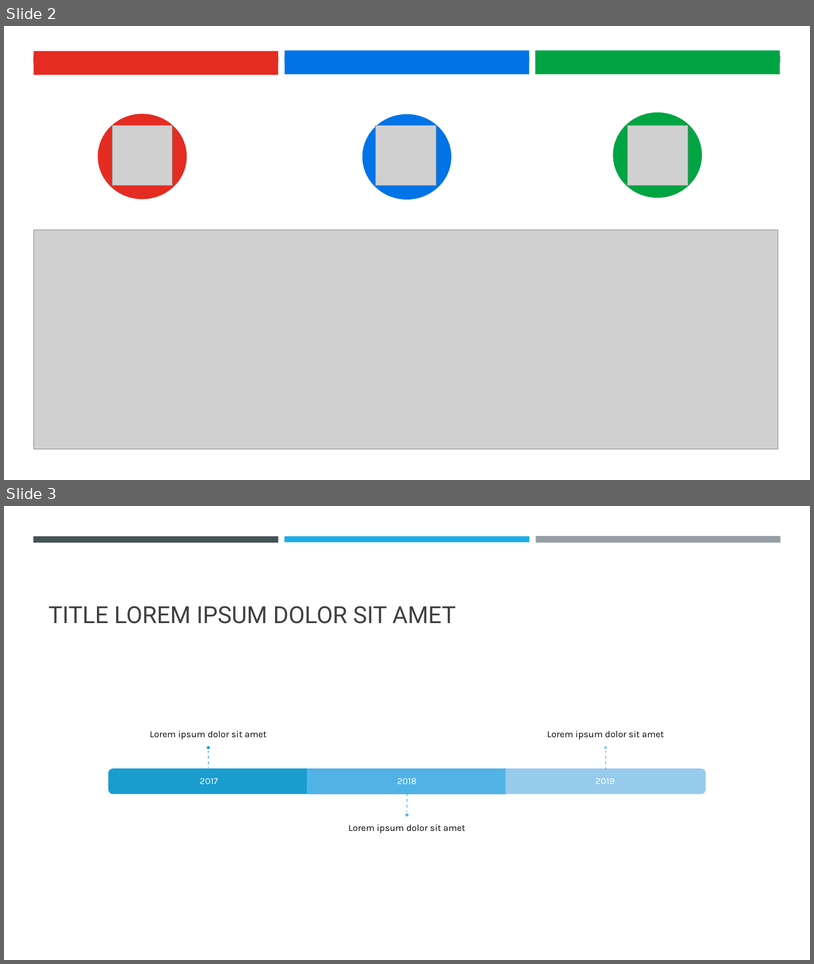
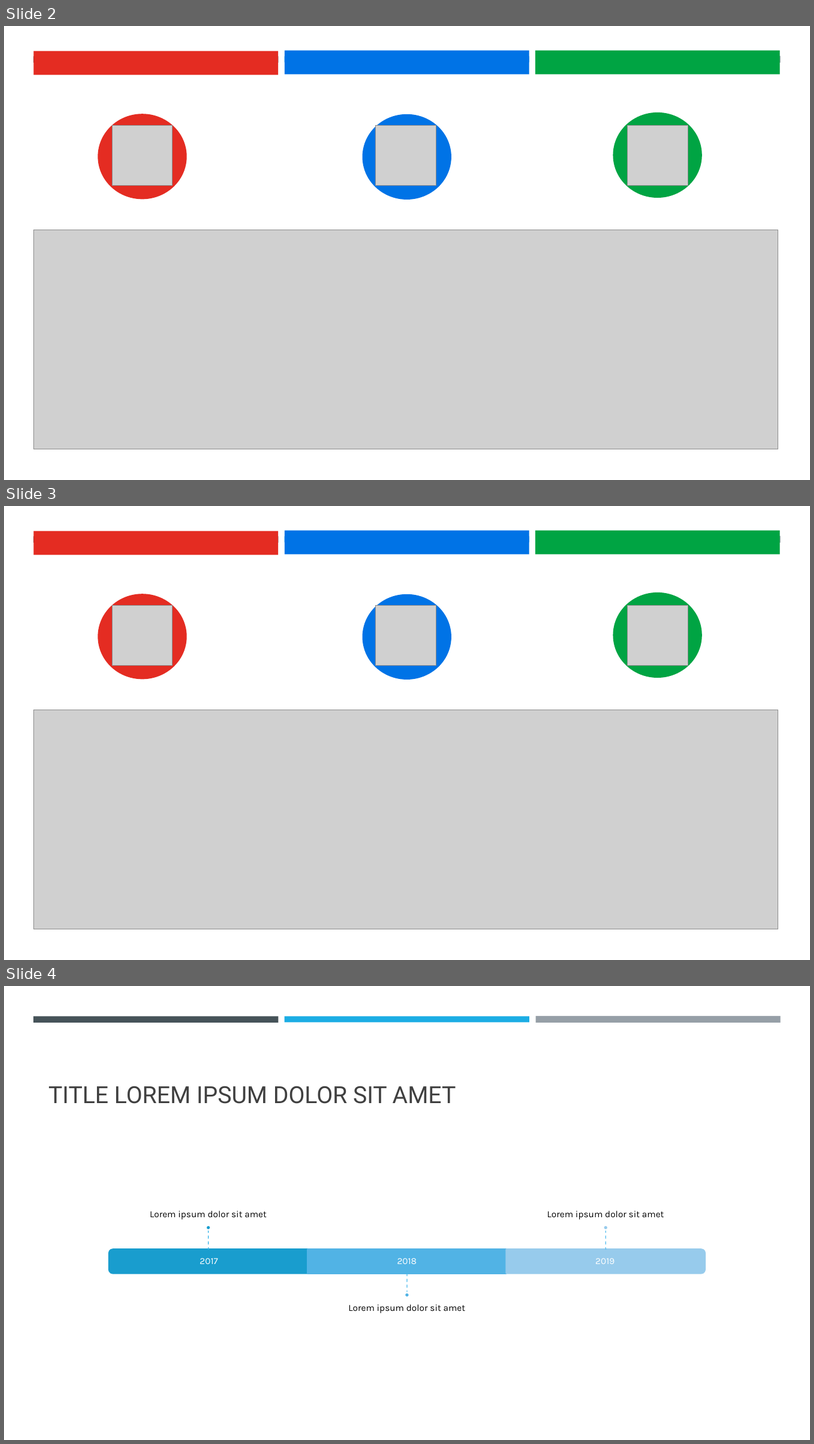
Before and after one commit to DataScience-2021/Analytics-Vidhya, a slide deck: ETL/ETL-Article.pptx. Shown one above the other, each under a label of ours: slides 2 and 3 before the commit, slides 2, 3 and 4 after it. The pictures are 814x964 and 814x1444 pixels, drawn with LibreOffice and Linux fonts; fonts in the diff are those of the drawing; grey boxes stand for pictures. Boxes give left, top, right and bottom in pixels: in the first picture for what was removed or moved away, otherwise in the second. Text is boxed around its words. In the diff, an @@ line names an element or a change of style, - is before the commit and + after.

```diff
--- a/ETL/ETL-Article.pptx
+++ b/ETL/ETL-Article.pptx
@@ slide 3 added at [4, 506, 810, 960], background #FFFFFF @@
@@ rectangle added at [4, 506, 810, 960], fill #FFFFFF @@
@@ rectangle added at [33, 536, 279, 542], fill #465359 @@
@@ rectangle added at [33, 531, 278, 555], fill #E42C22 @@
@@ rectangle added at [285, 536, 530, 542], fill #1CADE4 @@
@@ rectangle added at [285, 530, 529, 554], fill #0073E6 @@
@@ rectangle added at [536, 536, 781, 543], fill #969FA7 @@
@@ rectangle added at [536, 530, 780, 554], fill #00A443 @@
@@ ellipse added at [98, 594, 186, 679], fill #E42C22 @@
@@ ellipse added at [363, 594, 452, 679], fill #0073E6 @@
@@ ellipse added at [613, 592, 702, 678], fill #00A443 @@
@@ picture added at [112, 605, 173, 666] @@
@@ picture added at [376, 605, 437, 666] @@
@@ picture added at [628, 605, 688, 666] @@
@@ picture added at [33, 710, 779, 929] @@
@@ what was slide 3 is now slide 4 @@
```
Also in this commit, not shown: 13 other files.
